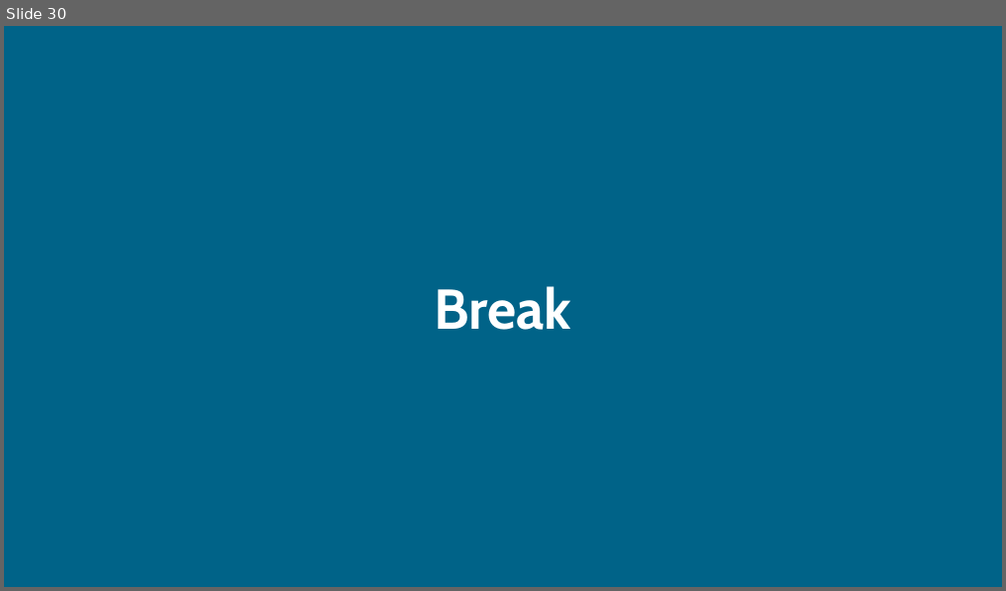
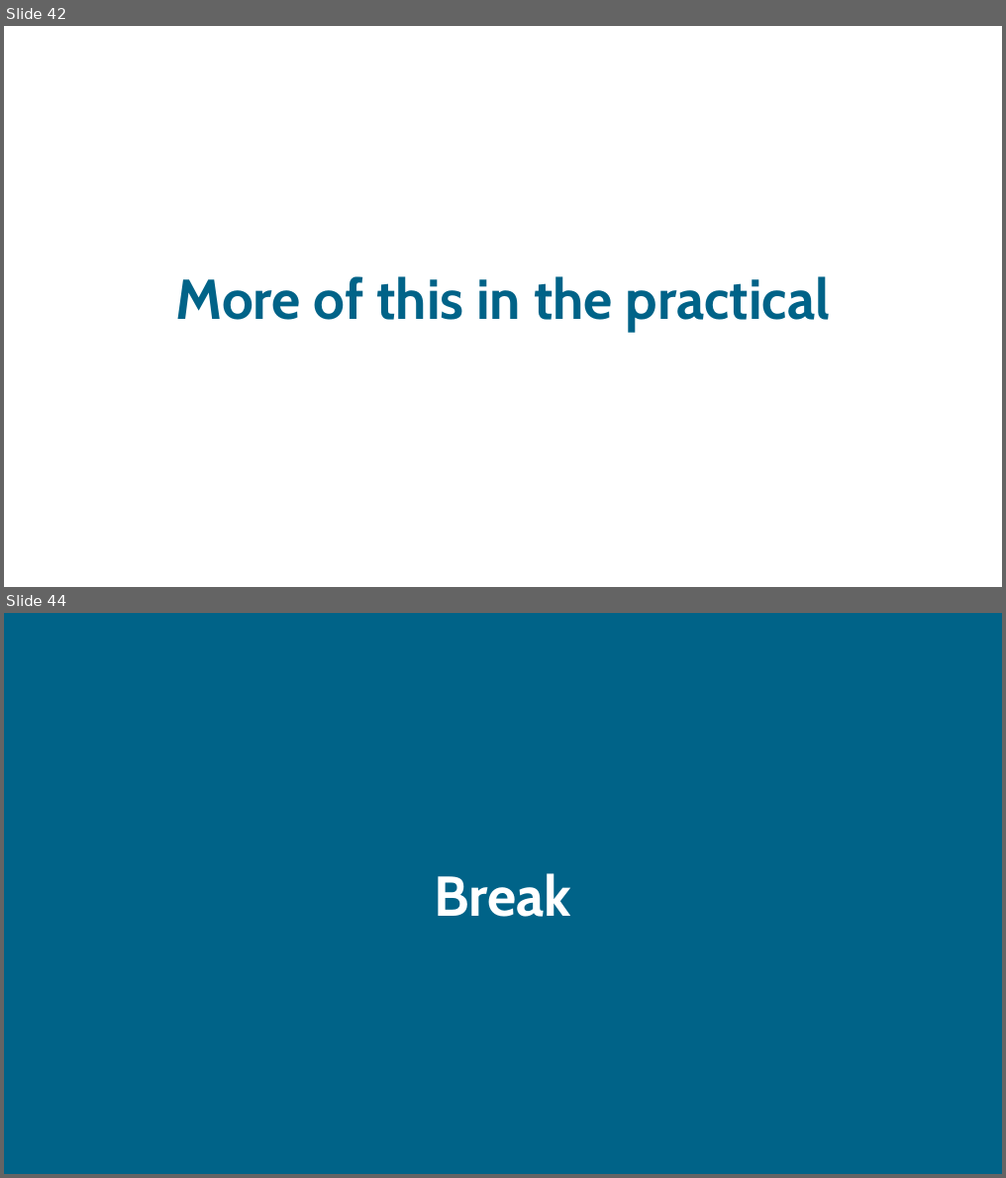
Before and after one commit to sodascience/workshop_causal_impact_assessment, a slide deck: lectures/03_synthetic_control/synthetic_control.pptx. Shown one above the other, each under a label of ours: slide 30 before the commit, slides 42 and 44 after it; the slides between them are not shown. The pictures are 1006x591 and 1006x1178 pixels, drawn with LibreOffice and Linux fonts; fonts in the diff are those of the drawing. Boxes give left, top, right and bottom in pixels: in the first picture for what was removed or moved away, otherwise in the second. Text is boxed around its words. In the diff, an @@ line names an element or a change of style, - is before the commit and + after.

```diff
--- a/lectures/03_synthetic_control/synthetic_control.pptx
+++ b/lectures/03_synthetic_control/synthetic_control.pptx
@@ slide 42 added at (x1=4, y1=26, x2=1002, y2=587), background #FFFFFF @@
@@ text added at (x1=176, y1=276, x2=831, y2=332), 54 pt, text #006388, bold @@
+More of this in the practical
@@ what was slide 30 is now slide 44 @@
```
Also in this commit, not shown: 1 slide changed, 41 other slides added, 28 slides removed, 4 other files.
